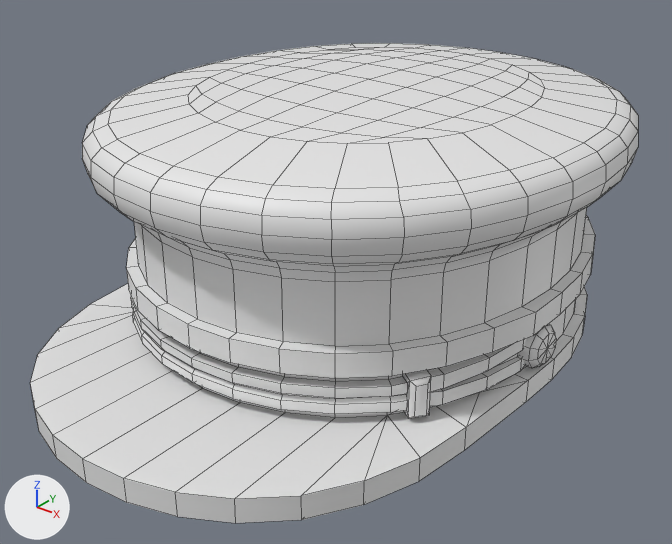
A saved change to the Blender file Attires_Modular/Attires_Hats/Attire_Hat_MonorailOverseerCap/Attire_Hat_MonorailOverseerCap.blend.
One viewpoint serves both versions: a 50 mm camera at (0.228, -0.307, 0.205) aimed at (0.007, -0.03, 0.034). Lighting does not change. The marker at lower left points along +X, +Y and +Z. The older version comes first. Mesh edges are drawn as thin lines.

Names of what the first picture shows: 'Attire_Hat_MonorailOverseerCap'.
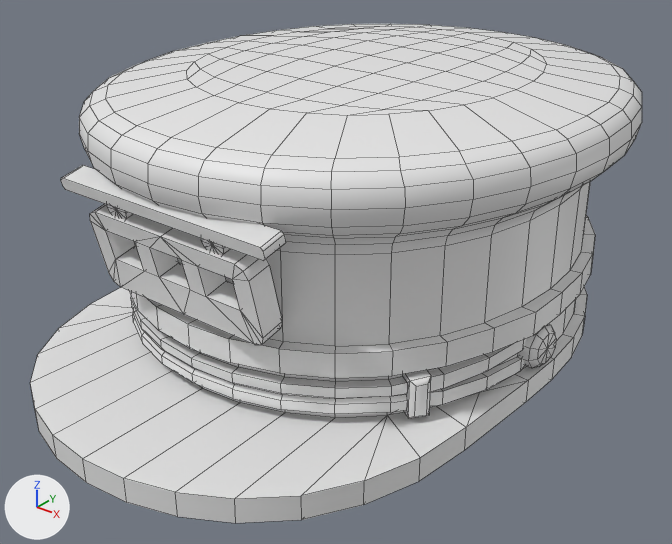
What the commit changed:
me_attire_hat_monorailoverseercap is used by ob_attire_hat_monorailoverseercap; location (0.0, 0.0, 0.0).
me_attire_hat_monorailoverseercap had 877 vertices, 928 faces and spanned x -0.106..0.106, y -0.16..0.121, z 0.0..0.109.
me_attire_hat_monorailoverseercap now has 997 vertices, 1080 faces and spans x -0.106..0.106, y -0.16..0.121, z 0.0..0.119.
me_attire_hat_monorailoverseercap part 1: a new loose piece of 52 vertices spanning x -0.04..0.04, y -0.118..-0.1, z 0.045..0.08.
me_attire_hat_monorailoverseercap part 2: a new loose piece of 26 vertices spanning x 0.019..0.029, y -0.118..-0.11, z 0.076..0.088.
me_attire_hat_monorailoverseercap part 3: a new loose piece of 26 vertices spanning x -0.029..-0.019, y -0.118..-0.11, z 0.076..0.088.
me_attire_hat_monorailoverseercap part 4: a new loose piece of 16 vertices spanning x -0.05..0.05, y -0.12..-0.109, z 0.084..0.091.
me_attire_hat_monorailoverseercap part 5: 376 vertices moved from x -0.106..0.106, y -0.121..0.121, z 0.065..0.108 to x -0.106..0.106, y -0.121..0.121, z 0.075..0.118; 9 vertices removed from x -0.019..0.019, y -0.023..0.023, z 0.108..0.109; 9 vertices added at x -0.019..0.019, y -0.023..0.023, z 0.118..0.119.

What differs and where, as boxes (x1, y1, x2, y2) in the pictures (672 x 544 px; the box of a moved part takes in the faces that stretch with it):
'Attire_Hat_MonorailOverseerCap', reshaped: before (30, 43, 638, 523); after (30, 24, 642, 523)
part 1 of me_attire_hat_monorailoverseercap, added: after (90, 204, 282, 345)
part 2 of me_attire_hat_monorailoverseercap, added (mostly hidden): after (201, 239, 230, 255)
part 3 of me_attire_hat_monorailoverseercap, added (mostly hidden): after (107, 205, 133, 219)
part 4 of me_attire_hat_monorailoverseercap, added: after (61, 165, 286, 261)
part 5 of me_attire_hat_monorailoverseercap, moved or reshaped: before (82, 43, 638, 346); after (79, 24, 642, 346)
